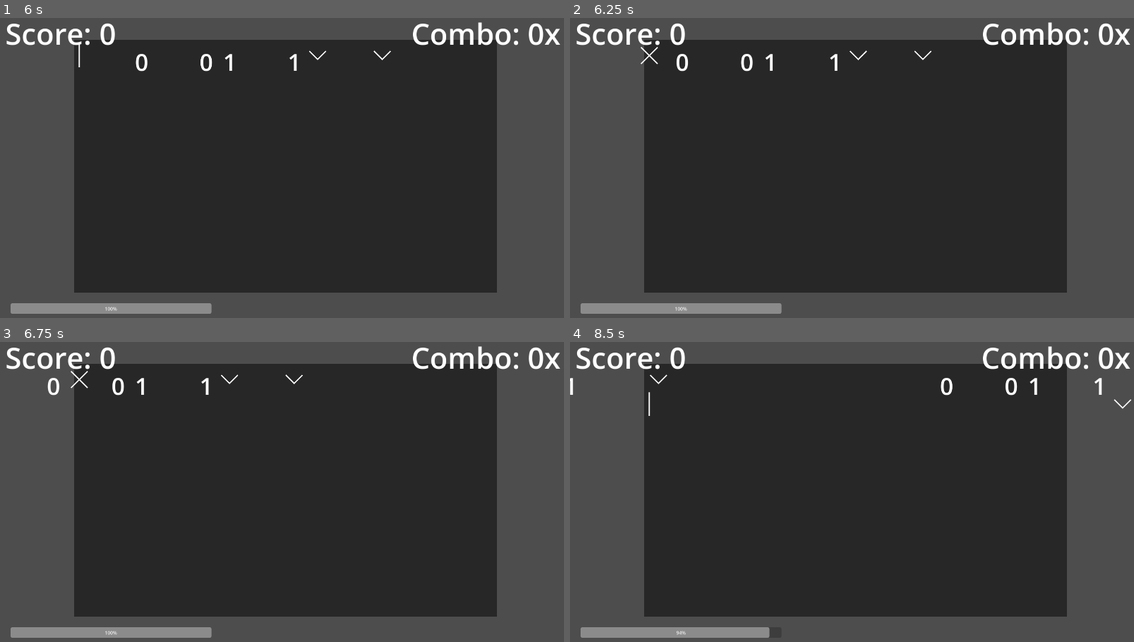
Above: before the commit, frames 1-4 (two rows, left to right).
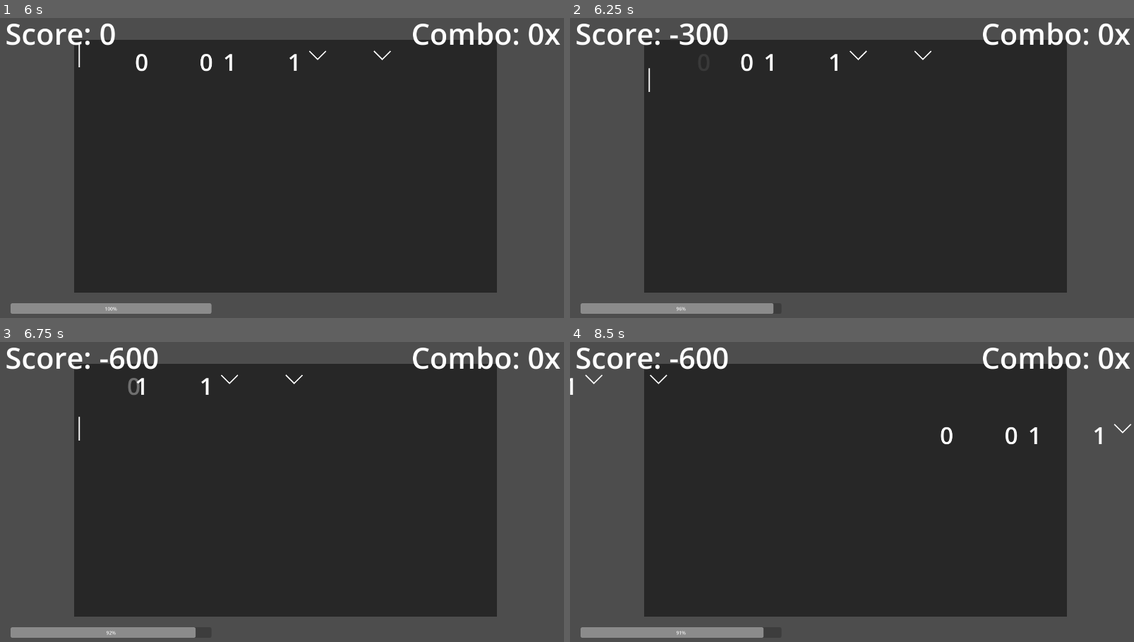
Above: after the commit, the same moments.

Repository: joeljanzen/Bitstreamer
Game: Godot game, scene res://Scenes/test_level.tscn
The game is run twice, just before and just after one commit, with the same random seed, the same clock (stepped at 60 frames per second) and the same inputs.
Inputs:
- Up to frame 1 (6 s): tap Enter (Enter) at 0.5, 1.55, 2, 2.1 s; tap 0 (0 bit) at 0.6, 4.55, 5.1 s; tap 1 (1 bit) at 0.8, 1.35, 5.3, 5.85 s; tap Space at 1.25 s; tap Q (Spawn 0 bit) at 2.3, 2.85 s; tap W (Spawn 1 bit) at 3.05, 3.6 s; tap E (Spawn Enter) at 3.8, 4.35 s
- Up to frame 2 (6.25 s): tap Enter (Enter) at 6.05 s
- Up to frame 3 (6.75 s): tap Enter (Enter) at 6.6 s
- Up to frame 4 (8.5 s): tap Q (Spawn 0 bit) at 6.8, 7.35 s; tap W (Spawn 1 bit) at 7.55, 8.1 s; tap E (Spawn Enter) at 8.3 s

Frame 1 is identical in both runs. In frame 2, 0.6% of the frame differs, in the area x 12-38%, y 1-99%; in frame 3, 0.8%; in frame 4, 1.0%, in the area x 2-100%, y 1-99%.

Commit message:
Get rid of click range (in pixels)
Only use the performance calculator is_clickable function now

Diff:
--- a/Scripts/Gameplay/bit.gd
+++ b/Scripts/Gameplay/bit.gd
@@ -15,10 +15,8 @@
 ## set to 0 to disable fade entirely
 const CLICKED_FADE_SPEED = 5
 ## default bit damage if missed
-const DEFAULT_DAMAGE = 2
+const DEFAULT_DAMAGE = 1
 
-## how many pixels before/past the cursor where the bit is considered clickable
-var click_range = 100
 ## where the bit starts
 var _starting_x = ProjectSettings.get_setting("display/window/size/viewport_width") + Bit.get_width()
 ## the value of the bit (false is 0, true is 1)
@@ -50,10 +48,6 @@
 		# decrease alpha value (opacity)
 		modulate.a -= CLICKED_FADE_SPEED * delta
 
-	#if !timer.is_stopped() && position.x < 306: # x pos of the cursor here
-		#print("time to cursor: %s" % (timer.wait_time - timer.time_left))
-		#timer.stop()
-
 	# bit is offscreen
 	if position.x < -Bit.get_width() || (bit_fade_effect && modulate.a == 0):
 		Signals.combo_break.emit()
@@ -71,37 +65,29 @@
 	position = Vector2(_starting_x, y_pos)
 
 
-## click the bit
-func click(cursor_x: float) -> void:
-	var time_to_click = timer.wait_time - timer.time_left
-	print("time to click: %s" % time_to_click)
-	timer.stop()
+## try to click the bit, returning if the player did.
+## if not, the bit keeps going and can try to be clicked again
+func click(cursor_x: float, value: BitType.Type) -> bool:
+	var accuracy = get_accuracy(cursor_x)
 
-	var distance_to_cursor = _starting_x - cursor_x # in pixels
-	var time_to_cursor = distance_to_cursor / _speed # speed is in pixels per second, so we get seconds back
-	var error_milliseconds: int = abs(round((time_to_cursor - time_to_click) * 1000))
-	print("calculated time to cursor (seconds): %s" % time_to_cursor)
-	print("calculated milliseconds off perfect click: %s" % error_milliseconds)
+	if PerformanceCalculator.is_clickable(accuracy):
+		# successfully clicked
+		if get_value() == value:
+			Signals.score.emit(PerformanceCalculator.get_score(accuracy))
+		# clicked in time, but clicked the wrong key
+		# score decreases by the value of a perfect click, take extra damage, and lose combo
+		else:
+			Signals.score.emit(PerformanceCalculator.get_score_on_incorrect())
+			Signals.damage.emit(PerformanceCalculator.get_damage_on_incorrect(_damage))
+			Signals.combo_break.emit()
 
-	Signals.score.emit(PerformanceCalculator.get_score(error_milliseconds))
-
-	if bit_fade_effect:
-		_clicked_bit = true
+		if bit_fade_effect:
+			_clicked_bit = true
+		else:
+			queue_free()
+		return true
 	else:
-		queue_free()
-
-
-## the player clicked, but it was the wrong bit!
-## your score decreases by the value of a perfect click, take double damage, and lose combo
-func wrong_click() -> void:
-	Signals.score.emit(PerformanceCalculator.get_score_on_incorrect())
-	Signals.damage.emit(PerformanceCalculator.get_damage_on_incorrect(_damage))
-	Signals.combo_break.emit()
-
-	if bit_fade_effect:
-		_clicked_bit = true
-	else:
-		queue_free()
+		return false
 
 
 ## the game clicked the bit for you! (combo breaks and you don't get score)
@@ -114,19 +100,28 @@
 		queue_free()
 
 
+## get the accuracy of clicking the bit right now, in milliseconds off the perfect cursor click.
+## a positive value is early by that many milliseconds, and a negative value is late
+func get_accuracy(cursor_x: float) -> int:
+	var time_to_click = timer.wait_time - timer.time_left
+	#print("time to current: %s" % time_to_click)
+
+	var distance_to_cursor = _starting_x - cursor_x # in pixels
+	var time_to_cursor = distance_to_cursor / _speed # speed is in pixels per second, so we get seconds back
+	var error_milliseconds: int = round((time_to_cursor - time_to_click) * 1000)
+	#print("calculated time to cursor (seconds): %s" % time_to_cursor)
+	print("calculated milliseconds off perfect click: %s" % error_milliseconds)
+	return error_milliseconds
+
+
 ## get the value of the bit (false is 0, true is 1)
 func get_value() -> BitType.Type:
 	return _value
 
 
-## returns if the bit is clickable
-func clickable(cursor_pos: Vector2) -> bool:
-	return position.x <= cursor_pos.x + float(click_range) && !missed(cursor_pos.x) && cursor_pos.y == position.y
-
-
 ## returns if the bit has been missed (it has passed the clickable window)
 func missed(cursor_x: float) -> bool:
-	return position.x < cursor_x - float(click_range)
+	return PerformanceCalculator.is_missed(get_accuracy(cursor_x))
 
 
 # NOT GOOD TO HARDCODE THESE IDK WHAT TO DO
--- a/Scripts/Gameplay/play_area.gd
+++ b/Scripts/Gameplay/play_area.gd
@@ -83,38 +83,35 @@
 	bit_stream.push_back(new_bit)
 
 
-## try to click the next bit in the stream, returning if it's successful.
+## try to click the next bit in the stream.
 ## do not pass an enter bit into this function
-func click_bit(value: BitType.Type) -> bool:
+func click_bit(value: BitType.Type) -> void:
 	if !bit_stream.is_empty():
 		var curr_bit = bit_stream[0]
 
-		if curr_bit.clickable(cursor.global_position):
+		if curr_bit.click(cursor.global_position.x, value): # if this isn't true, bit is not in clickable range
 			bit_stream.pop_front()
 
 			if curr_bit.get_value() == value:
-				curr_bit.click(cursor.global_position.x)
 				if value == BitType.Type.ZERO:
 					bit_label.text += "0"
 				elif value == BitType.Type.ONE:
 					bit_label.text += "1"
 			else:
-				curr_bit.wrong_click()
 				if value == BitType.Type.ZERO:
 					bit_label.text += "[color=%s]0[/color]" % incorrect_bit_color
 				elif value == BitType.Type.ONE:
 					bit_label.text += "[color=%s]1[/color]" % incorrect_bit_color
-			return true
-	return false
 
 
 ## try to click an enter bit, returning if the player can
 func click_enter() -> bool:
 	if !bit_stream.is_empty():
 		var curr_bit = bit_stream[0]
-		if curr_bit.clickable(cursor.global_position) && curr_bit.get_value() == BitType.Type.ENTER:
+
+		if curr_bit.click(cursor.global_position.x, BitType.Type.ENTER):
 			bit_stream.pop_front()
-			curr_bit.click(cursor.global_position.x)
+
 			if line_num < MAX_LINE_NUM:
 				line_num += 1
 				bit_label.text += "\n"
--- a/Scripts/Global/performance_calculator.gd
+++ b/Scripts/Global/performance_calculator.gd
@@ -9,22 +9,32 @@
 var perfect_click_range = 30
 ## how many milliseconds + or - a perfect click gives you a good score
 var good_click_range = 150
-## how many milliseconds + or - a perfect click is actually clickable (and gives a bad score)
+## how many milliseconds + or - a perfect click is actually clickable (and gives a bad score).
+## WARNING: if this range is too long, the enter bit, which is supposed to be auto clicked once
+## it's outside of this range, will not be autoclicked before it goes offscreen and bad things
+## will happen
 var clickable_range = 500
 
 ## multiply the base damage by this amount on an incorrect click
-const INCORRECT_DAMAGE_MULT = 3
+const INCORRECT_DAMAGE_MULT = 4
 
 
 ## returns if a click is close enough to the perfect click time to be clickable,
 ## given accuracy in milliseconds off the perfect click
 func is_clickable(accuracy: float) -> bool:
-	return accuracy <= clickable_range
+	return abs(accuracy) <= clickable_range
+
+
+## returns if a click has been missed entirely,
+## given accuracy in milliseconds off the perfect click
+func is_missed(accuracy: float) -> bool:
+	return !is_clickable(accuracy) && accuracy < 0 # a negative accuracy means the bit has passed the cursor already
 
 
 ## calculate the score to gain on a correct click,
 ## given accuracy in milliseconds off the perfect click
 func get_score(accuracy: float) -> int:
+	accuracy = abs(accuracy)
 	if accuracy <= perfect_click_range:
 		return PERFECT_CLICK_SCORE
 	elif accuracy <= good_click_range:
